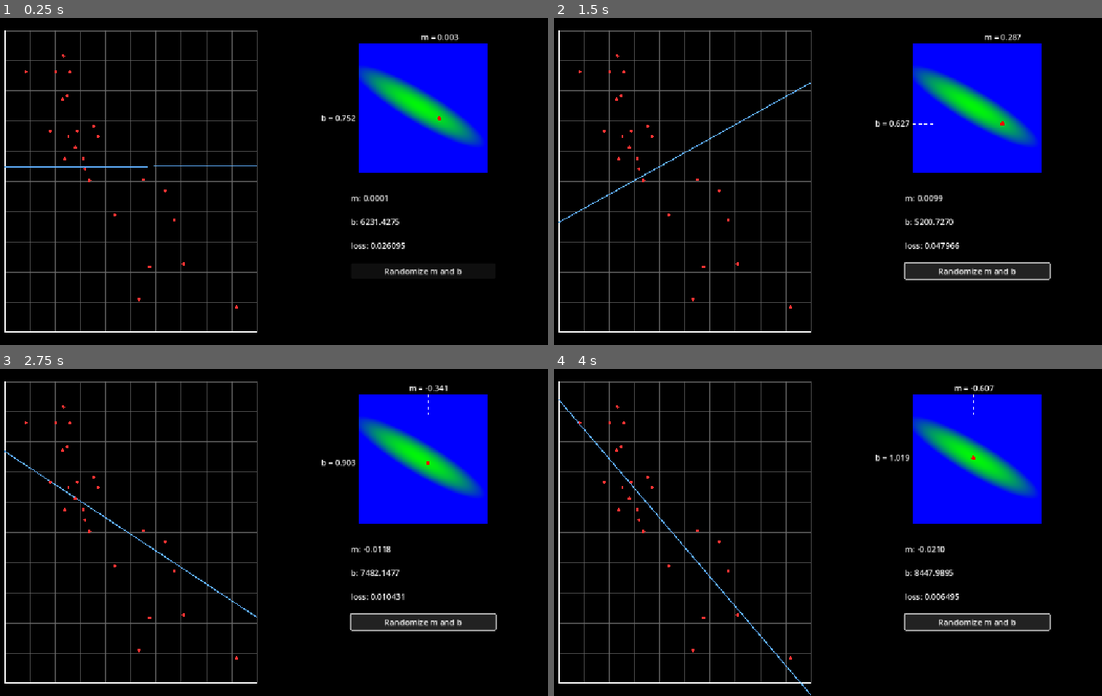
Above: before the commit, frames 1-4 (two rows, left to right).
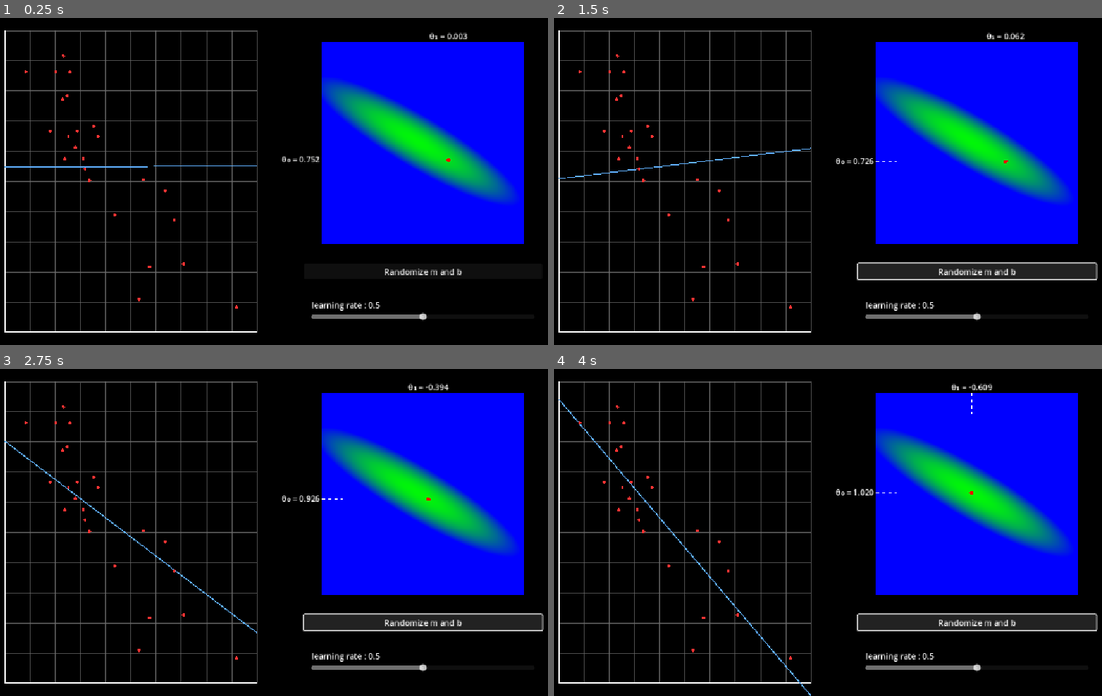
Above: after the commit, the same moments.

Repository: DaadfroGG/linear_regression_godot
Game: Godot game, scene res://main.tscn
Same seed, same stepped clock (60 frames per second), same inputs: the game is played once before the commit and once after it.
Inputs:
- Up to frame 1 (0.25 s): no input
- Up to frame 2 (1.5 s): click "Randomize m and b" at 0.5 s; click "Randomize m and b" at 1.25 s
- Up to frame 3 (2.75 s): click "Randomize m and b" at 2 s
- Up to frame 4 (4 s): no input

The runs differ from the first frame. In frame 1, 19% of the frame differs, in the area x 51-96%, y 4-93%; in frame 2, 21%; in frame 3, 21%, in the area x 0-100%, y 4-93%; in frame 4, 20%.

Commit message:
cleaned ui

Diff:
--- a/loss_guides.gd
+++ b/loss_guides.gd
@@ -31,8 +31,8 @@
 		draw_line(Vector2(x, marker_pos.y), Vector2(x + step, marker_pos.y), color, 1.0)
 
 	# --- Text labels ---
-	var m_text := "m = %.3f" % m_value
-	var b_text := "b = %.3f" % b_value
+	var m_text := "θ₁ = %.3f" % m_value
+	var b_text := "θ₀ = %.3f" % b_value
 
 	# 'm' label near bottom axis (centered under marker line)
 	var m_text_size := font.get_string_size(m_text, HORIZONTAL_ALIGNMENT_LEFT, -1, font_size)
@@ -51,16 +51,12 @@
 		color
 	)
 
-	# 'b' label near left axis (aligned with marker line)
-	var b_text_size := font.get_string_size(b_text, HORIZONTAL_ALIGNMENT_LEFT, -1, font_size)
-	var b_text_pos := Vector2(
-		6 + b_label_offset.x,
-		marker_pos.y + font_size / 2 + b_label_offset.y
-	)
 
 	draw_string(
 		font,
-		b_text_pos,
+		Vector2(
+		b_label_offset.x,
+		marker_pos.y + float(font_size) / 2 + b_label_offset.y),
 		b_text,
 		HORIZONTAL_ALIGNMENT_LEFT,
 		-1,
--- a/main.gd
+++ b/main.gd
@@ -4,10 +4,12 @@
 @onready var loss_map: TextureRect = $VBoxContainer/HBoxContainer/MarginContainer2/Data/HBoxContainer/MarginContainer5/LossMap
 @onready var loss_marker: Control = $VBoxContainer/HBoxContainer/MarginContainer2/Data/HBoxContainer/MarginContainer5/LossMap/LossMarker
 @onready var loss_guides: Control = $VBoxContainer/HBoxContainer/MarginContainer2/Data/HBoxContainer/MarginContainer5/LossMap/LossGuides
+@onready var margin_container_5: MarginContainer = $VBoxContainer/HBoxContainer/MarginContainer2/Data/HBoxContainer/MarginContainer5
 
 @onready var graph: Graph2D = $VBoxContainer/HBoxContainer/MarginContainer/Graph2D
-@onready var data_ui: Data_UI = $VBoxContainer/HBoxContainer/MarginContainer2/Data
+@onready var learning_rate_label: Label = $VBoxContainer/HBoxContainer/MarginContainer2/Data/HBoxContainer/MarginContainer6/Label
 @export var learning_rate := 0.01
+
 const data = preload("res://data.csv")
 
 var time := 0.0
@@ -62,12 +64,14 @@
 	graph.add_function(func(x): return (m1 * (x / max_km) + b1) * max_price)
 	_generate_loss_landscape()
 
+	#Initialize learning rate label
+	learning_rate_label.text = "learning rate : " + str(learning_rate)
+
 func _process(_delta):
 
 	# --- Gradient descent on normalized data ---
 	var grad_m := 0.0
 	var grad_b := 0.0
-	var loss := 0.0
 	var n := float(data.records.size())
 
 	for record in data.records:
@@ -77,12 +81,10 @@
 		var error = y_pred - y
 		grad_m += error * x
 		grad_b += error
-		loss += error * error  # accumulate squared error
 
 	# Compute averages
 	grad_m *= (2.0 / n)
 	grad_b *= (2.0 / n)
-	loss /= n  # mean squared error
 
 	# Gradient descent update
 	m1 -= learning_rate * grad_m
@@ -97,9 +99,6 @@
 	loss_marker.update_marker(marker_pos)
 
 	# --- De-normalized display values ---
-	var m_real := (m1 * max_price) / max_km
-	var b_real := b1 * max_price
-	data_ui.update_data(m_real, b_real, loss)
 	loss_guides.update_guides(marker_pos, m1, b1)
 
 	graph.functions[0] = func(x): return (m1 * (x / max_km) + b1) * max_price
@@ -107,8 +106,8 @@
 	graph.queue_redraw()
 
 func _generate_loss_landscape():
-	var width := 256
-	var height := 256
+	var width : int = int(margin_container_5.custom_minimum_size.x)
+	var height : int = int(margin_container_5.custom_minimum_size.y)
 	var loss_image := Image.create_empty(width, height, false, Image.FORMAT_RGB8)
 
 	for y in height:
@@ -135,7 +134,11 @@
 
 func _on_button_pressed() -> void:
 	#randomize parameters
-	m1 = randf()
-	b1 = randf()
+	m1 = randf_range(m_range.x,m_range.y)
+	b1 = randf_range(b_range.x,b_range.y)
+	pass # Replace with function body.
 
+func _on_learning_rate_change(value: float) -> void:
+	learning_rate = value
+	learning_rate_label.text = "learning rate : " + str(learning_rate)
 	pass # Replace with function body.
--- a/main.tscn
+++ b/main.tscn
@@ -1,8 +1,7 @@
-[gd_scene load_steps=6 format=3 uid="uid://bqrxbpgmj4mm8"]
+[gd_scene load_steps=5 format=3 uid="uid://bqrxbpgmj4mm8"]
 
 [ext_resource type="Script" uid="uid://ceti1lauw1hth" path="res://main.gd" id="1_ig7tw"]
 [ext_resource type="PackedScene" uid="uid://bcgvehjsala1b" path="res://graph_ui.tscn" id="2_0xm2m"]
-[ext_resource type="PackedScene" uid="uid://dad1hlt4h1g5v" path="res://data_ui.tscn" id="3_h2yge"]
 [ext_resource type="Script" uid="uid://beo5nrhjmk6to" path="res://loss_marker.gd" id="4_1bvp3"]
 [ext_resource type="Script" uid="uid://ct6m7ulxw7ihl" path="res://loss_guides.gd" id="5_lquwl"]
 
@@ -49,13 +48,29 @@
 theme_override_constants/margin_right = 25
 theme_override_constants/margin_bottom = 25
 
-[node name="Data" parent="VBoxContainer/HBoxContainer/MarginContainer2" instance=ExtResource("3_h2yge")]
+[node name="Data" type="Control" parent="VBoxContainer/HBoxContainer/MarginContainer2"]
 layout_mode = 2
+size_flags_horizontal = 4
+size_flags_vertical = 4
 
-[node name="MarginContainer5" type="MarginContainer" parent="VBoxContainer/HBoxContainer/MarginContainer2/Data/HBoxContainer" index="0"]
-custom_minimum_size = Vector2(256, 256)
+[node name="HBoxContainer" type="VBoxContainer" parent="VBoxContainer/HBoxContainer/MarginContainer2/Data"]
+layout_mode = 1
+anchors_preset = 8
+anchor_left = 0.5
+anchor_top = 0.5
+anchor_right = 0.5
+anchor_bottom = 0.5
+offset_left = -246.0
+offset_top = -180.5
+offset_right = 246.0
+offset_bottom = 180.5
+grow_horizontal = 2
+grow_vertical = 2
+
+[node name="MarginContainer5" type="MarginContainer" parent="VBoxContainer/HBoxContainer/MarginContainer2/Data/HBoxContainer"]
+custom_minimum_size = Vector2(400, 400)
 layout_mode = 2
-size_flags_horizontal = 0
+size_flags_horizontal = 4
 size_flags_vertical = 0
 theme_override_constants/margin_left = 25
 theme_override_constants/margin_top = 25
@@ -83,7 +98,7 @@
 m_label_offset = Vector2(0, -40)
 b_label_offset = Vector2(-80, -3)
 
-[node name="MarginContainer4" type="MarginContainer" parent="VBoxContainer/HBoxContainer/MarginContainer2/Data/HBoxContainer" index="4"]
+[node name="MarginContainer4" type="MarginContainer" parent="VBoxContainer/HBoxContainer/MarginContainer2/Data/HBoxContainer"]
 layout_mode = 2
 theme_override_constants/margin_left = 10
 theme_override_constants/margin_top = 10
@@ -94,6 +109,29 @@
 layout_mode = 2
 text = "Randomize m and b"
 
+[node name="MarginContainer6" type="MarginContainer" parent="VBoxContainer/HBoxContainer/MarginContainer2/Data/HBoxContainer"]
+layout_mode = 2
+theme_override_constants/margin_left = 25
+theme_override_constants/margin_top = 25
+theme_override_constants/margin_right = 25
+theme_override_constants/margin_bottom = 0
+
+[node name="Label" type="Label" parent="VBoxContainer/HBoxContainer/MarginContainer2/Data/HBoxContainer/MarginContainer6"]
+layout_mode = 2
+text = "Loremipsumblabla"
+
+[node name="MarginContainer3" type="MarginContainer" parent="VBoxContainer/HBoxContainer/MarginContainer2/Data/HBoxContainer"]
+layout_mode = 2
+theme_override_constants/margin_left = 25
+theme_override_constants/margin_top = 0
+theme_override_constants/margin_right = 25
+theme_override_constants/margin_bottom = 25
+
+[node name="HSlider" type="HSlider" parent="VBoxContainer/HBoxContainer/MarginContainer2/Data/HBoxContainer/MarginContainer3"]
+layout_mode = 2
+max_value = 1.0
+step = 0.01
+value = 0.5
+
 [connection signal="pressed" from="VBoxContainer/HBoxContainer/MarginContainer2/Data/HBoxContainer/MarginContainer4/Button" to="." method="_on_button_pressed"]
-
-[editable path="VBoxContainer/HBoxContainer/MarginContainer2/Data"]
+[connection signal="value_changed" from="VBoxContainer/HBoxContainer/MarginContainer2/Data/HBoxContainer/MarginContainer3/HSlider" to="." method="_on_learning_rate_change"]
